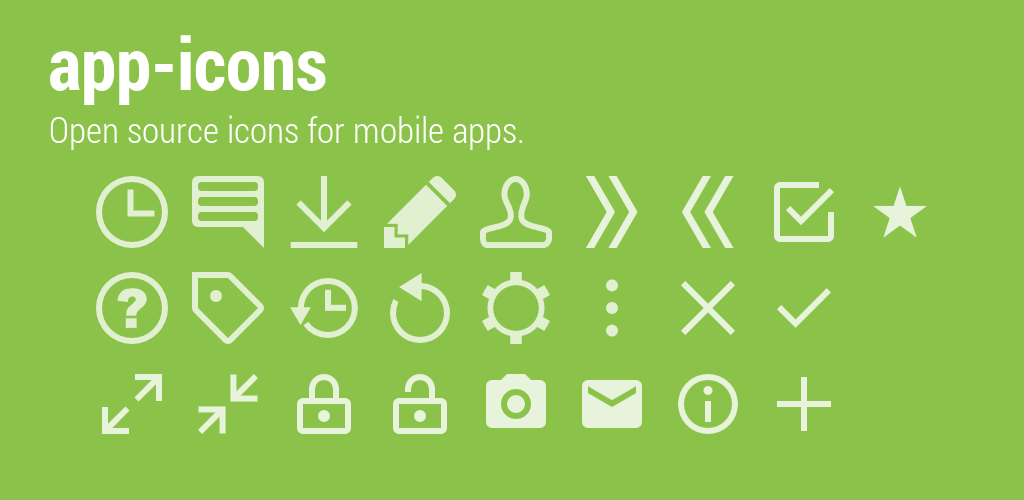
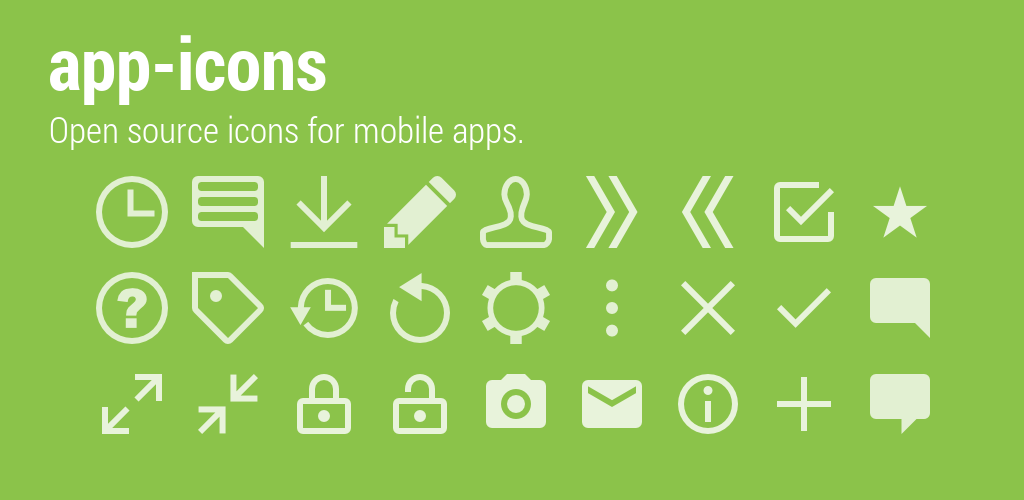
Layers edited between the first and the second 1024 × 500 image:
added layer "ic_action_comment3.png" in group "icons" over bbox(870, 374, 930, 434)
added layer "ic_action_comment2.png" in group "icons" over bbox(870, 278, 930, 338)
